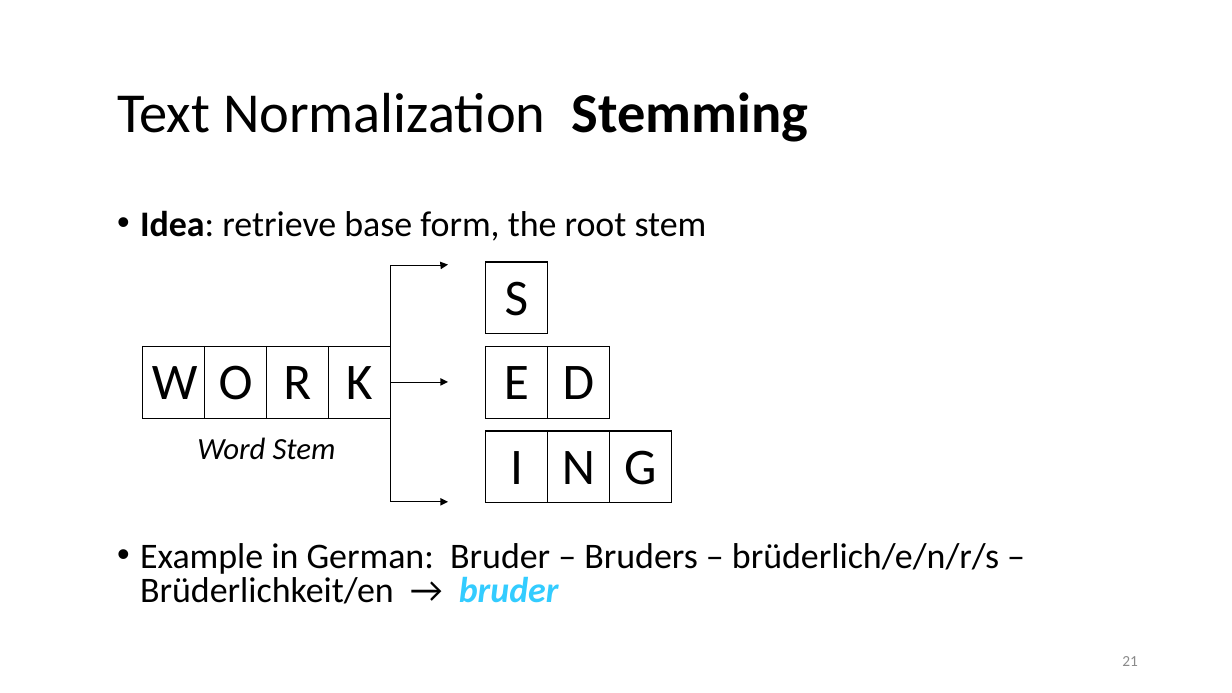
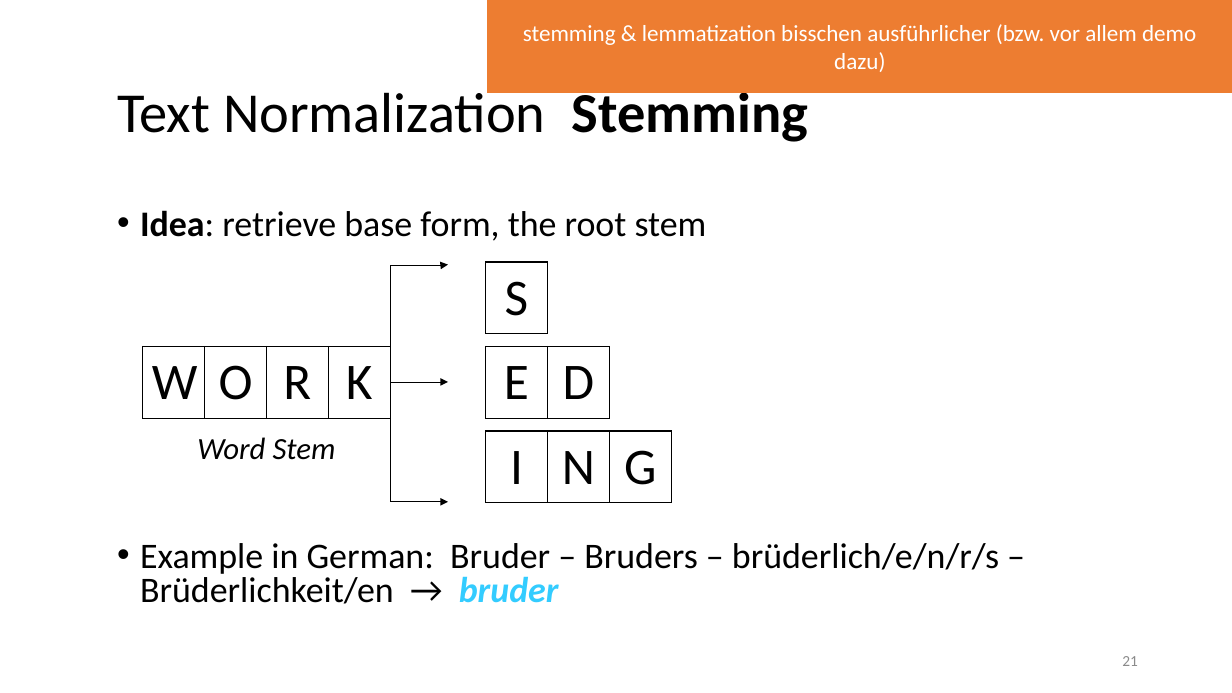
Before and after one commit to lisa-wm/consulting, a slide deck: slide 21 of 5_seminar/Contents_Part_02/slides/Präsentation_Teil2_Lisa.pptx. Drawn at 1232x693 pixels with LibreOffice and Linux fonts; fonts in the diff are those of the drawing. Boxes give left, top, right and bottom in pixels: in the first picture for what was removed or moved away, otherwise in the second. Text is boxed around its words. In the diff, an @@ line names an element or a change of style, - is before the commit and + after.

```diff
--- a/5_seminar/Contents_Part_02/slides/Präsentation_Teil2_Lisa.pptx
+++ b/5_seminar/Contents_Part_02/slides/Präsentation_Teil2_Lisa.pptx
@@ rectangle added at box(488, 0, 1232, 92), fill #ED7D31, outline #ED7D31 1 pt, 18 pt, text #FFFFFF @@
+stemming & lemmatization bisschen ausführlicher (bzw. vor allem demo dazu)
```
Also in this commit, not shown: 2 other slides changed, 1 slide added.
